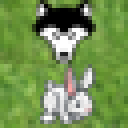
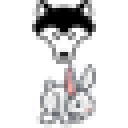
Layers edited between the first and the second w=128, h=128 image:
removed layer "grass" over [0, 0, 128, 128]
